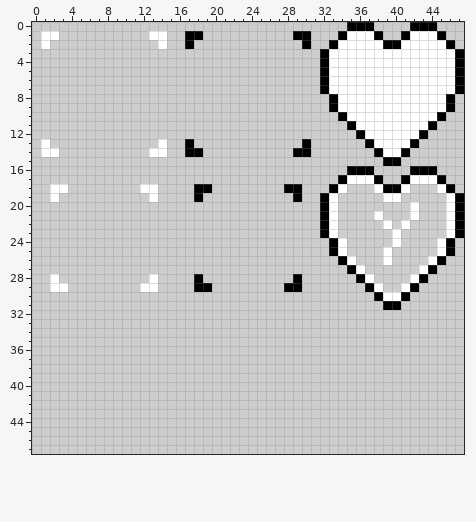
Pixel-art sprite: res/spritesheet/hud_spritesheet.png. That is the earlier state.
The file is 48x48 pixels.
And afterwards:
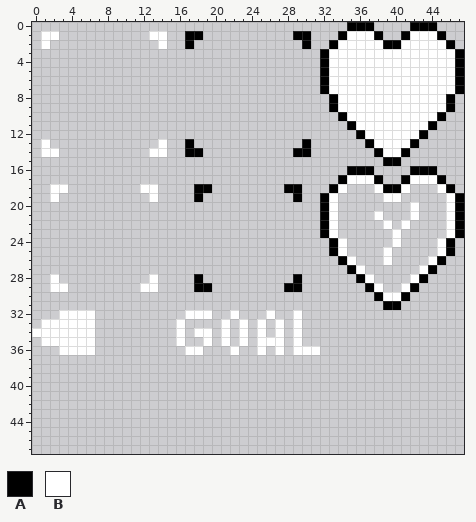
Palette (. is transparent): A #000000  B #ffffff
From old to new:
Colour B now appears in row 32 at x 3 to 6, 17 to 19, 22, 26 and 29; in row 33 at x 1 to 6, 16, 21, 23, 25, 27 and 29; in row 34 at x 0 to 6, 16, 18 to 19, 21, 23, 25, 27 and 29; in row 35 at x 1 to 6, 16, 19, 21, 23, 25 to 27 and 29; in row 36 at x 3 to 6, 17 to 18, 22, 25, 27 and 29 to 31.
Pixel boxes of the changes (left, top, right, bottom) in both pictures:
added: (32, 310, 95, 355)
added: (176, 310, 320, 355)
